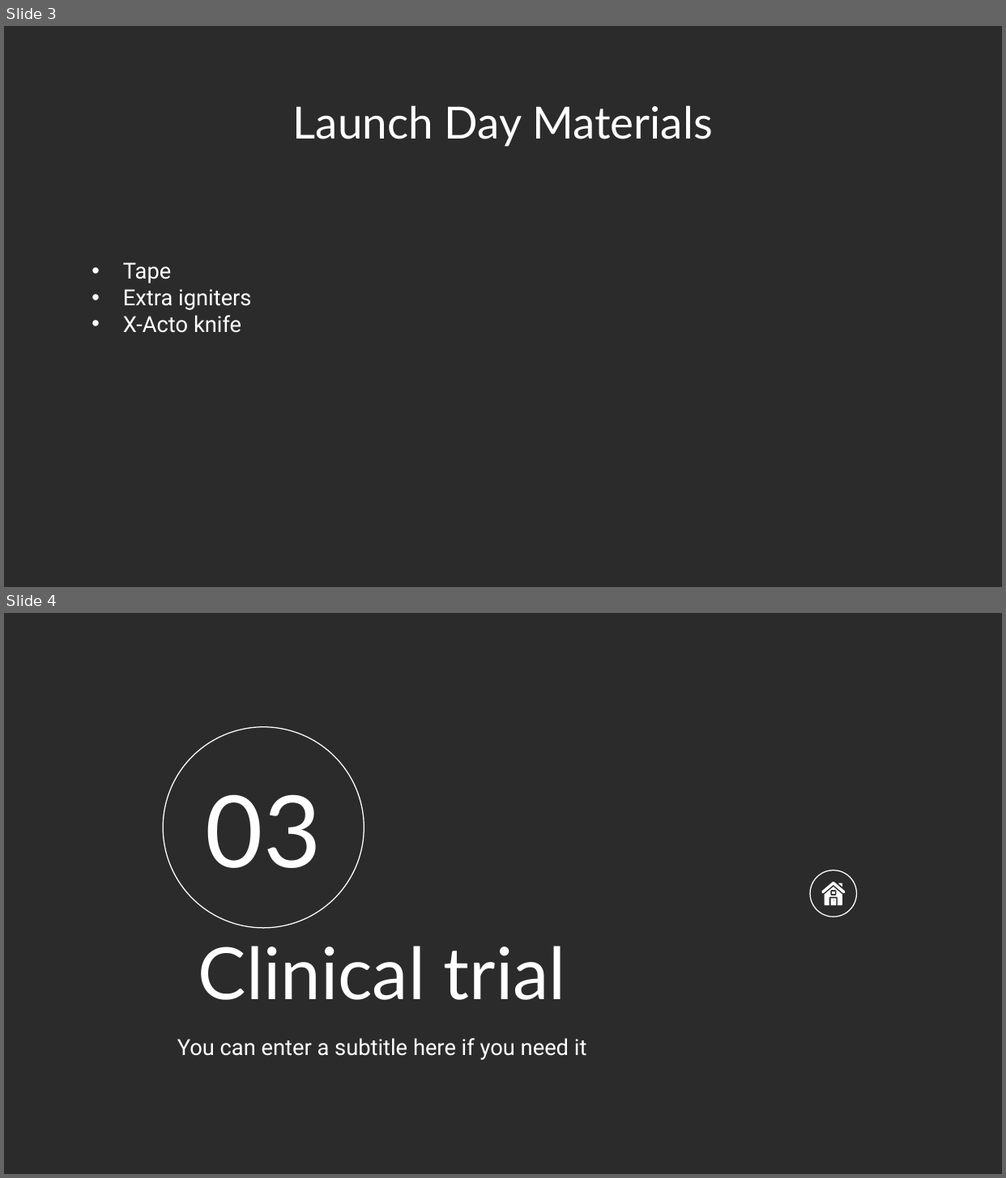
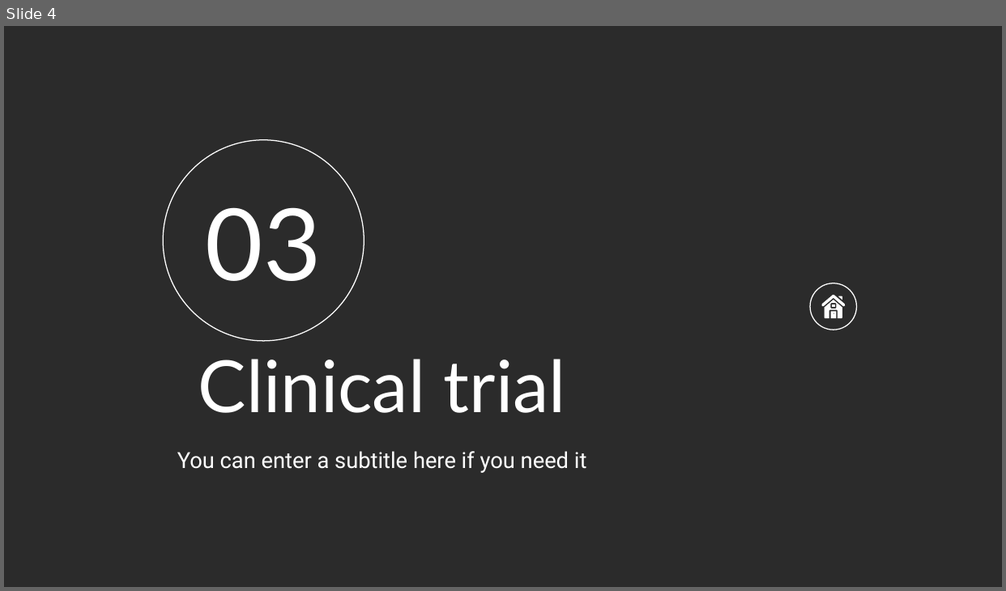
Before and after one commit to usedgenes/Rocketry-Advanced-Curriculum, a slide deck: Daily Lesson Plans/Day 7/Day 7.pptx. Shown one above the other, each under a label of ours: slides 3 and 4 before the commit, slide 4 after it. The pictures are 1006x1178 and 1006x591 pixels, drawn with LibreOffice and Linux fonts; fonts in the diff are those of the drawing; background and template pictures are left out; a plain dark background stands for a picture behind light text. Boxes give left, top, right and bottom in pixels: in the first picture for what was removed or moved away, otherwise in the second. Text is boxed around its words. In the diff, an @@ line names an element or a change of style, - is before the commit and + after.

```diff
--- a/Daily Lesson Plans/Day 7/Day 7.pptx
+++ b/Daily Lesson Plans/Day 7/Day 7.pptx
@@ slide 3 removed at bbox=[4, 26, 1002, 587], background picture (left out) @@
@@ title removed at bbox=[293, 105, 712, 147] @@
-Launch Day Materials
@@ text removed at bbox=[123, 263, 251, 333] @@
-• Tape
-• Extra igniters
-• X-Acto knife
```
Also in this commit, not shown: 2 slides changed, 1 slide added, 7 other slides removed, 17 other files.
